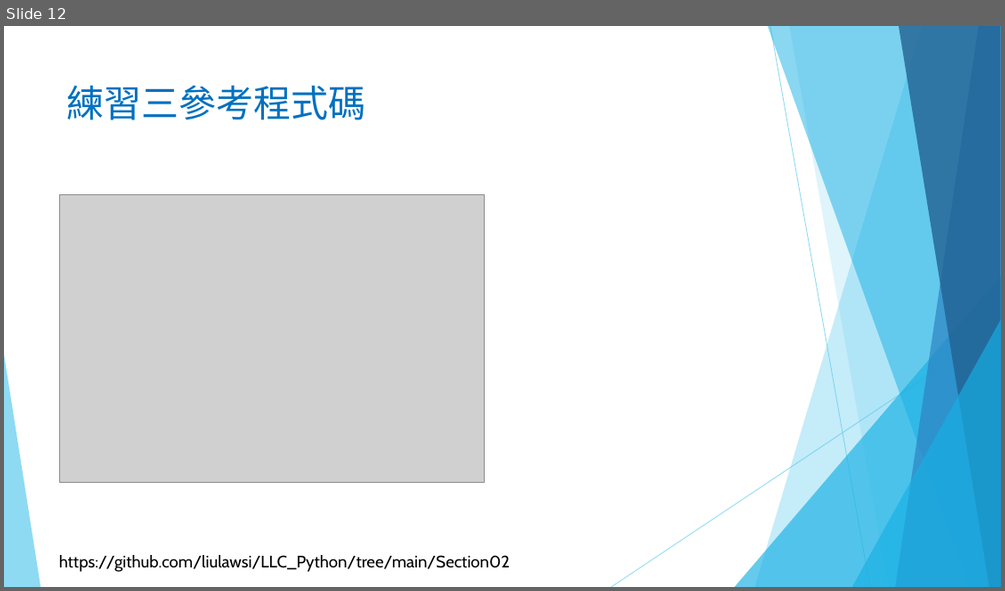
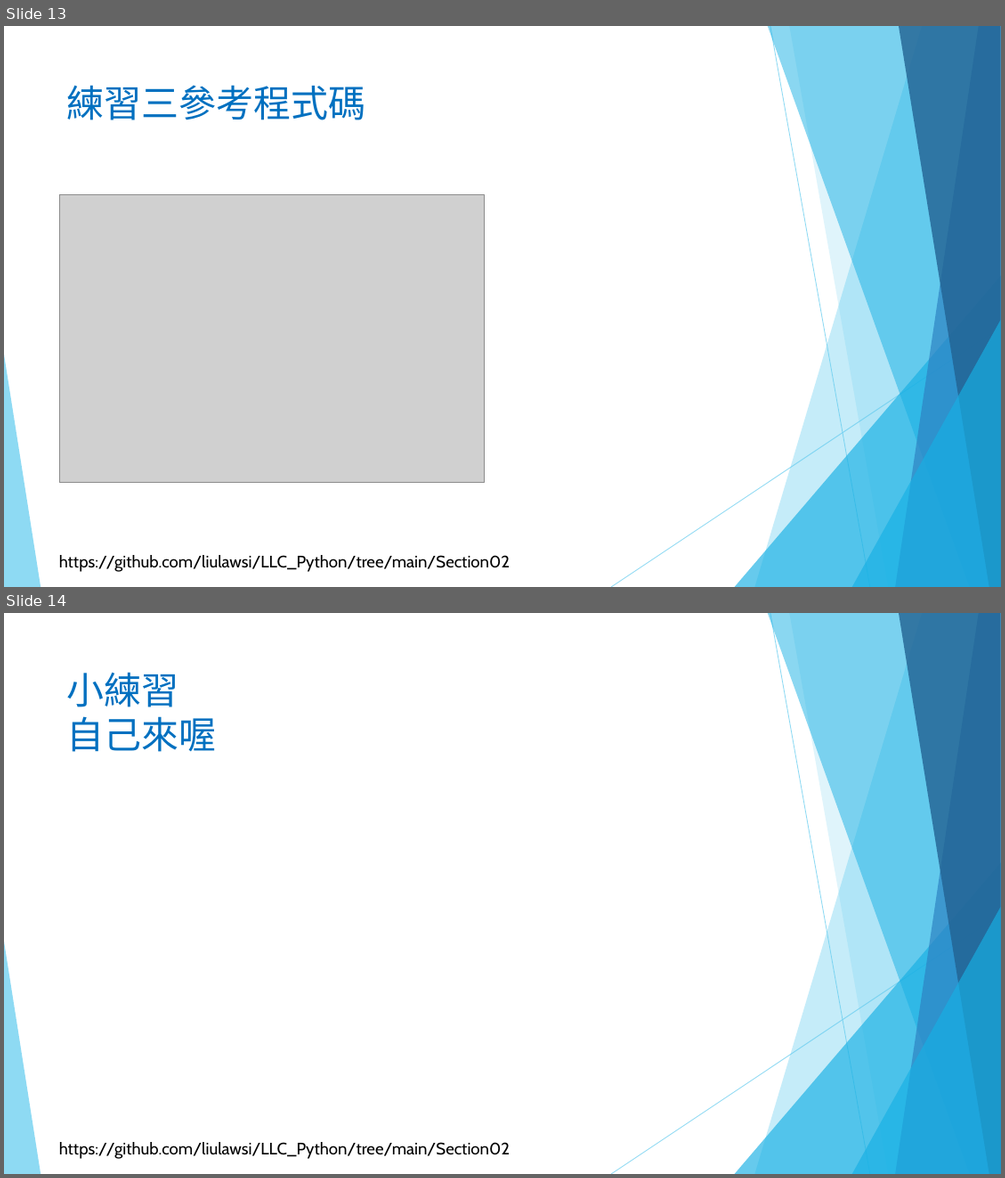
Before and after one commit to liulawsi/My_PPTs, a slide deck: LCC/Python/02_程式語言基本法.pptx. Shown one above the other, each under a label of ours: slide 12 before the commit, slides 13 and 14 after it. The pictures are 1005x591 and 1005x1178 pixels, drawn with LibreOffice and Linux fonts; fonts in the diff are those of the drawing; grey boxes stand for pictures; background and template pictures are left out. Boxes give left, top, right and bottom in pixels: in the first picture for what was removed or moved away, otherwise in the second. Text is boxed around its words. In the diff, an @@ line names an element or a change of style, - is before the commit and + after.

```diff
--- a/LCC/Python/02_程式語言基本法.pptx
+++ b/LCC/Python/02_程式語言基本法.pptx
@@ slide 14 added at [4,613,1001,1174], background #FFFFFF; not listed: 11 template elements that a slide beside it also shows @@
@@ title added at [67,672,217,752], 36 pt, text #0070C0 @@
+小練習
+自己來喔
@@ what was slide 12 is now slide 13 @@
```
Also in this commit, not shown: 1 slide changed, 2 other slides added, 6 other files.
